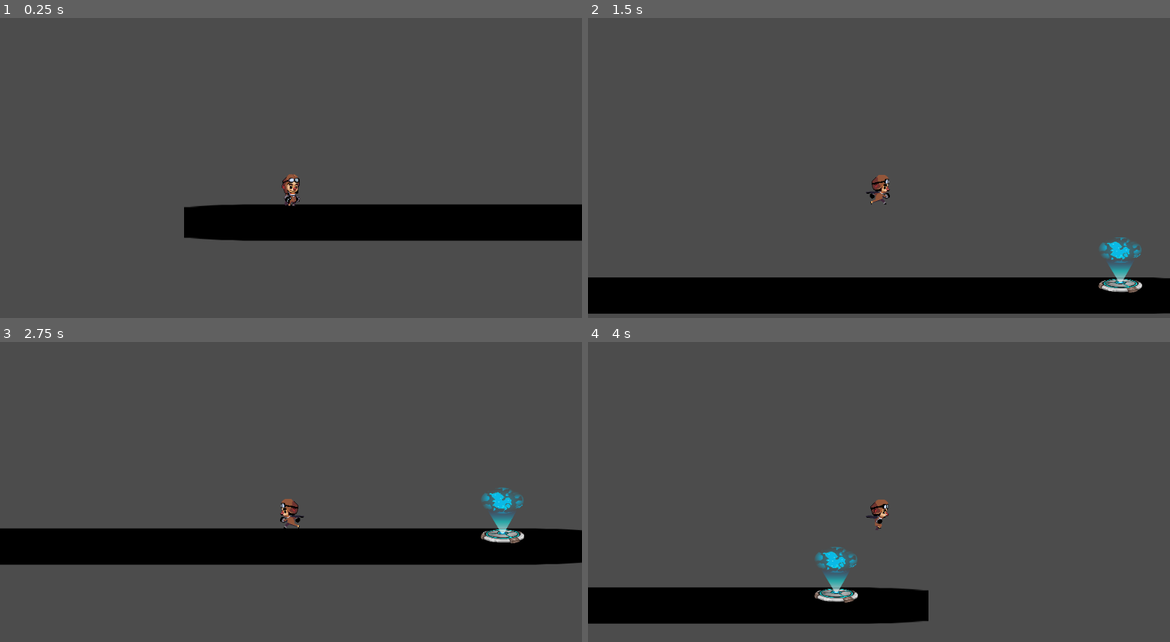
Above: before the commit, frames 1-4 (two rows, left to right).
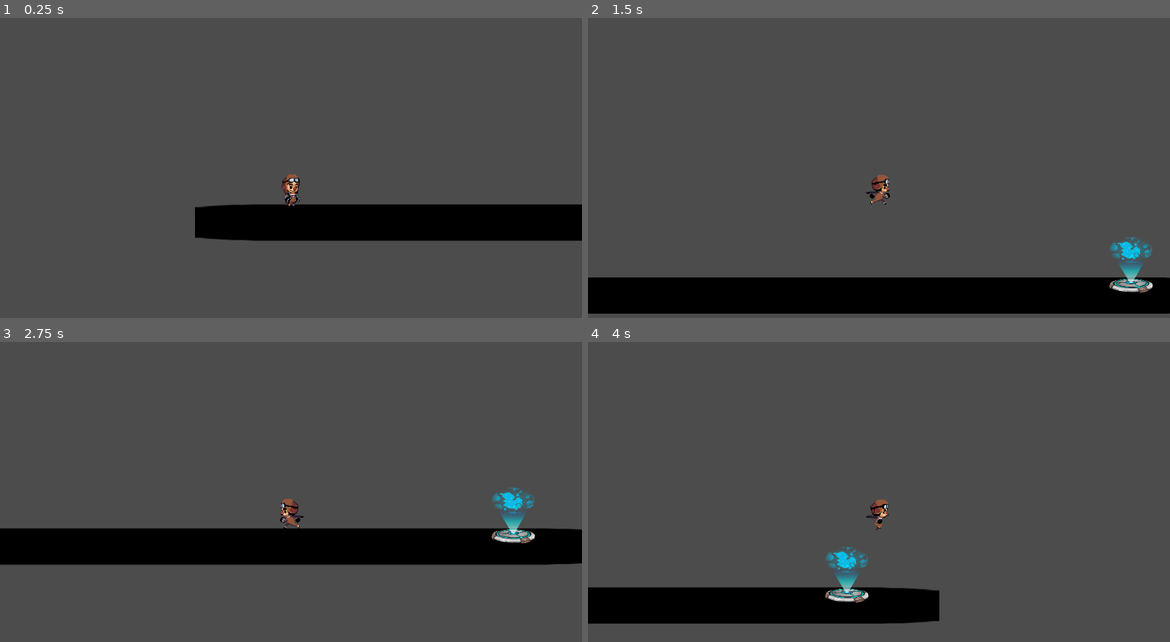
Above: after the commit, the same moments.

Repository: flerre/FirstGame
Game: Godot game, scene res://Dagens Testvärld.tscn
Same seed, same stepped clock (60 frames per second), same inputs: the game is played once before the commit and once after it. This scene is started directly instead of the project's main scene. The engine's default icon, where the game draws it, is replaced by a stand-in: a white triangle on a blue panel in a dark square.
Inputs (mouse positions are in pixels of both pictures, inside the frame that each line leads up to):
- Up to frame 1 (0.25 s): no input
- Up to frame 2 (1.5 s): tap Enter at 0.5 s; move the mouse to (1007, 171) at 0.52 s; hold Right (ui_right) from 0.53 s (still down); click (1007, 171) at 0.67 s; tap Up (ui_up) at 0.77 s; move the mouse to (762, 204) at 1.27 s
- Up to frame 3 (2.75 s): tap Up (ui_up) at 1.52 s; move the mouse to (349, 438) at 2.02 s; release Right (ui_right) at 2.03 s; hold Left (ui_left) from 2.03 s (still down)
- Up to frame 4 (4 s): move the mouse to (849, 579) at 2.77 s; release Left (ui_left) at 2.78 s; hold Right (ui_right) from 2.78 s (still down); click (849, 579) at 2.92 s; tap Up (ui_up) at 3.02, 3.77 s; move the mouse to (1053, 564) at 3.52 s

The runs differ from the first frame. In frame 1, 0.2% of the frame differs, in the area x 31-43%, y 62-75%; in frame 2, 0.9%; in frame 3, 1.0%; in frame 4, 1.2%, in the area x 38-61%, y 68-94%.

Commit message:
Add files via upload
teleporter fixad och inlagd i funktionsprogrammet.

Diff:
--- a/FirstGame/Player.gd
+++ b/FirstGame/Player.gd
@@ -12,7 +12,7 @@
 export var JumpForce = -400
 export var AntiJumpForce = 400
 export var Acceleration = 70
-export var Position1 = Vector2(96, 508)
+#export var Position1 = Vector2(96, 508)
 #export var Position2 = Vector2()
 
 export var Liv = 2
@@ -231,5 +231,5 @@
 		if Immune == true:
 			Immune = false
 
-func _on_Teleportation_body_entered(body):
-	set_position(Position1)
+#func _on_Teleportation_body_entered(body):
+#	set_position(Position1)
--- a/FirstGame/Spelare.tscn
+++ b/FirstGame/Spelare.tscn
@@ -16,6 +16,16 @@
 
 [sub_resource type="SpriteFrames" id=1]
 animations = [ {
+"frames": [ ExtResource( 2 ) ],
+"loop": true,
+"name": "Idle",
+"speed": 5.0
+}, {
+"frames": [ ExtResource( 3 ), ExtResource( 4 ), ExtResource( 5 ), ExtResource( 6 ), ExtResource( 7 ), ExtResource( 8 ) ],
+"loop": true,
+"name": "Run",
+"speed": 5.0
+}, {
 "frames": [ ExtResource( 9 ), ExtResource( 10 ) ],
 "loop": true,
 "name": "Fall",
@@ -24,16 +34,6 @@
 "frames": [ ExtResource( 11 ), ExtResource( 12 ) ],
 "loop": true,
 "name": "Jump",
-"speed": 5.0
-}, {
-"frames": [ ExtResource( 2 ) ],
-"loop": true,
-"name": "Idle",
-"speed": 5.0
-}, {
-"frames": [ ExtResource( 3 ), ExtResource( 4 ), ExtResource( 5 ), ExtResource( 6 ), ExtResource( 7 ), ExtResource( 8 ) ],
-"loop": true,
-"name": "Run",
 "speed": 5.0
 } ]
 
--- a/FirstGame/Tak.tscn
+++ b/FirstGame/Tak.tscn
@@ -6,7 +6,6 @@
 extents = Vector2( 608, 32 )
 
 [node name="Tak" type="StaticBody2D"]
-editor/display_folded = true
 position = Vector2( 256, -64 )
 __meta__ = {
 "_edit_group_": true
--- a/FirstGame/Teleportation2.gd
+++ b/FirstGame/Teleportation2.gd
@@ -1,9 +1,10 @@
 
 extends Area2D
-export var Teleport = Vector2(96, 508)
+#export var Teleport = Vector2(96, 508)
+export(Vector2) var Teleport = Vector2(96, 508)
 
 func _physics_process(delta):
 	var bodies = get_overlapping_bodies()
 	for body in bodies:
 		if body.name == "Spelare":
-			set_node_position("Spelare": position: Teleport)
+			body.set_position(Teleport)
Binary file added: FirstGame/svart_block_3000px.jpg
Not shown, added: FirstGame/svart_block_3000px.jpg.import
